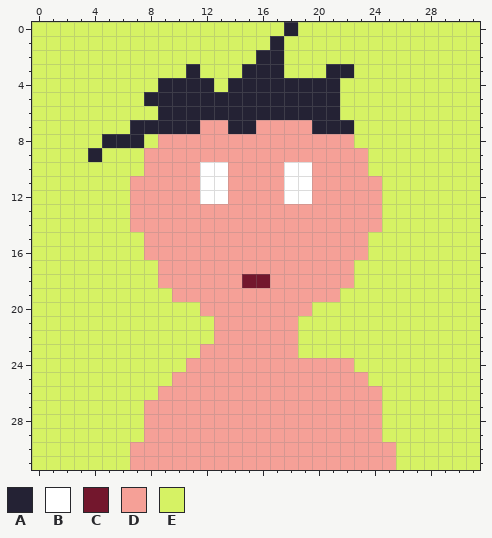
Edited in one commit: pixel-art sprite (assets/art/corpse_icon_1.png). This is how it looked before the edit.
The file is 32x32 pixels.
Palette (. is transparent): A #242234  B #ffffff  C #73172d  D #f5a097  E #d6f264
The result:
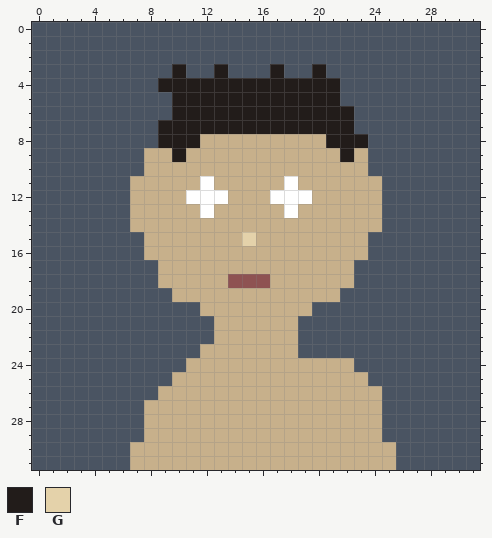
Colours new in this view: F #221c1a  G #e4d2aa
What changed:
@@ palette @@
-C #73172d
+C #8e5252
-D #f5a097
+D #c7b08b
-E #d6f264
+E #4a5462
@@ x 0..31 @@
- 0 EEEEEEEEEEEEEEEEEEAEEEEEEEEEEEEE
- 1 EEEEEEEEEEEEEEEEEAEEEEEEEEEEEEEE
- 2 EEEEEEEEEEEEEEEEAAEEEEEEEEEEEEEE
- 3 EEEEEEEEEEEAEEEAAAEEEAAEEEEEEEEE
- 4 EEEEEEEEEAAAAEAAAAAAAAEEEEEEEEEE
- 5 EEEEEEEEAAAAAAAAAAAAAAEEEEEEEEEE
- 6 EEEEEEEEEAAAAAAAAAAAAAEEEEEEEEEE
- 7 EEEEEEEAAAAADDAADDDDAAAEEEEEEEEE
- 8 EEEEEAAAEDDDDDDDDDDDDDDEEEEEEEEE
- 9 EEEEAEEEDDDDDDDDDDDDDDDDEEEEEEEE
-10 EEEEEEEEDDDDBBDDDDBBDDDDEEEEEEEE
-11 EEEEEEEDDDDDBBDDDDBBDDDDDEEEEEEE
-12 EEEEEEEDDDDDBBDDDDBBDDDDDEEEEEEE
-13 EEEEEEEDDDDDDDDDDDDDDDDDDEEEEEEE
+ 0 EEEEEEEEEEEEEEEEEEEEEEEEEEEEEEEE
+ 1 EEEEEEEEEEEEEEEEEEEEEEEEEEEEEEEE
+ 2 EEEEEEEEEEEEEEEEEEEEEEEEEEEEEEEE
+ 3 EEEEEEEEEEFEEFEEEFEEFEEEEEEEEEEE
+ 4 EEEEEEEEEFFFFFFFFFFFFFEEEEEEEEEE
+ 5 EEEEEEEEEEFFFFFFFFFFFFEEEEEEEEEE
+ 6 EEEEEEEEEEFFFFFFFFFFFFFEEEEEEEEE
+ 7 EEEEEEEEEFFFFFFFFFFFFFFEEEEEEEEE
+ 8 EEEEEEEEEFFFDDDDDDDDDFFFEEEEEEEE
+ 9 EEEEEEEEDDFDDDDDDDDDDDFDEEEEEEEE
+10 EEEEEEEEDDDDDDDDDDDDDDDDEEEEEEEE
+11 EEEEEEEDDDDDBDDDDDBDDDDDDEEEEEEE
+12 EEEEEEEDDDDBBBDDDBBBDDDDDEEEEEEE
+13 EEEEEEEDDDDDBDDDDDBDDDDDDEEEEEEE
 14 EEEEEEEDDDDDDDDDDDDDDDDDDEEEEEEE
-15 EEEEEEEEDDDDDDDDDDDDDDDDEEEEEEEE
+15 EEEEEEEEDDDDDDDGDDDDDDDDEEEEEEEE
 16 EEEEEEEEDDDDDDDDDDDDDDDDEEEEEEEE
 17 EEEEEEEEEDDDDDDDDDDDDDDEEEEEEEEE
-18 EEEEEEEEEDDDDDDCCDDDDDDEEEEEEEEE
+18 EEEEEEEEEDDDDDCCCDDDDDDEEEEEEEEE
 19 EEEEEEEEEEDDDDDDDDDDDDEEEEEEEEEE
Where, in picture pixels (left, top, right, bottom), the same in both pictures:
changed: (32, 22, 480, 470)
